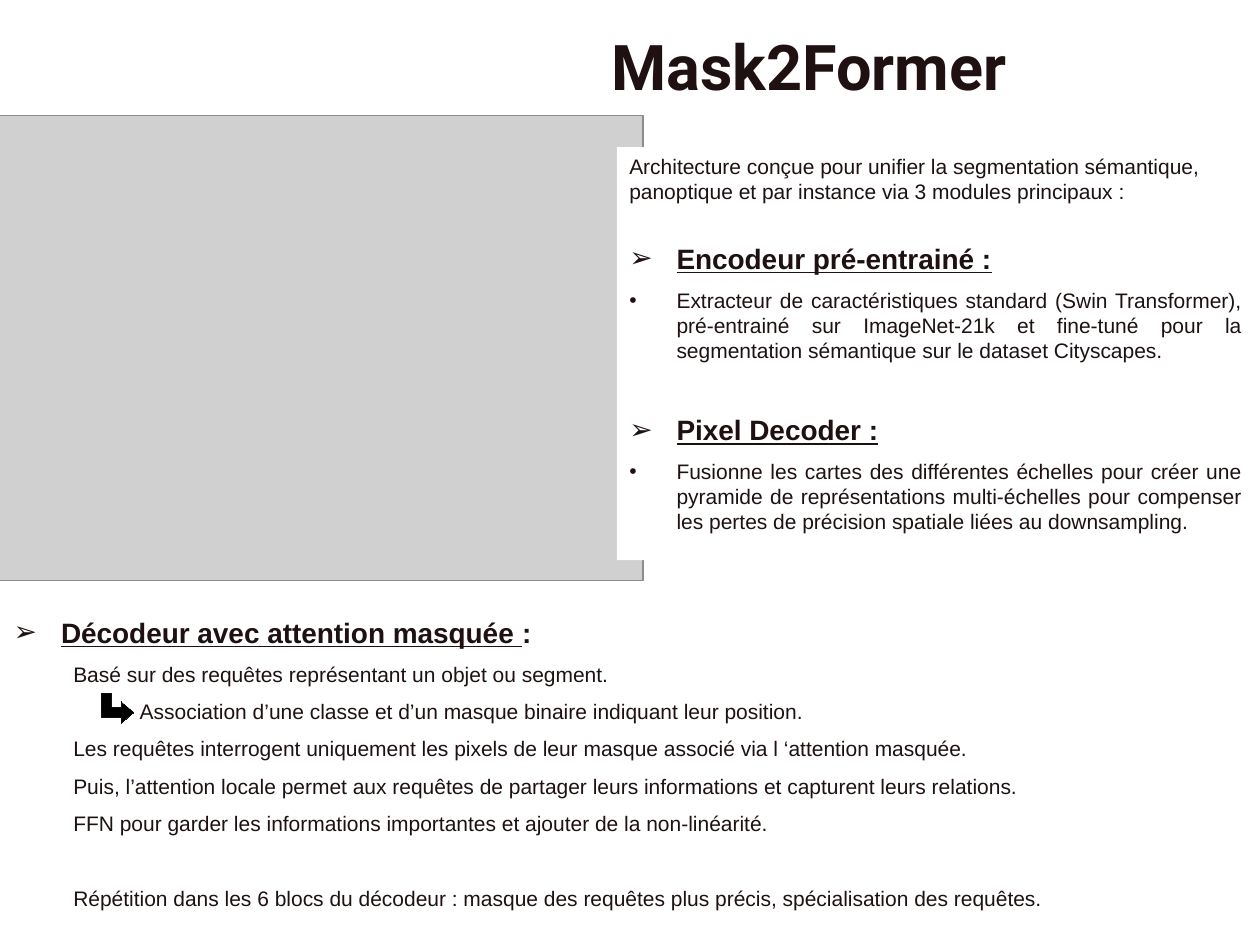
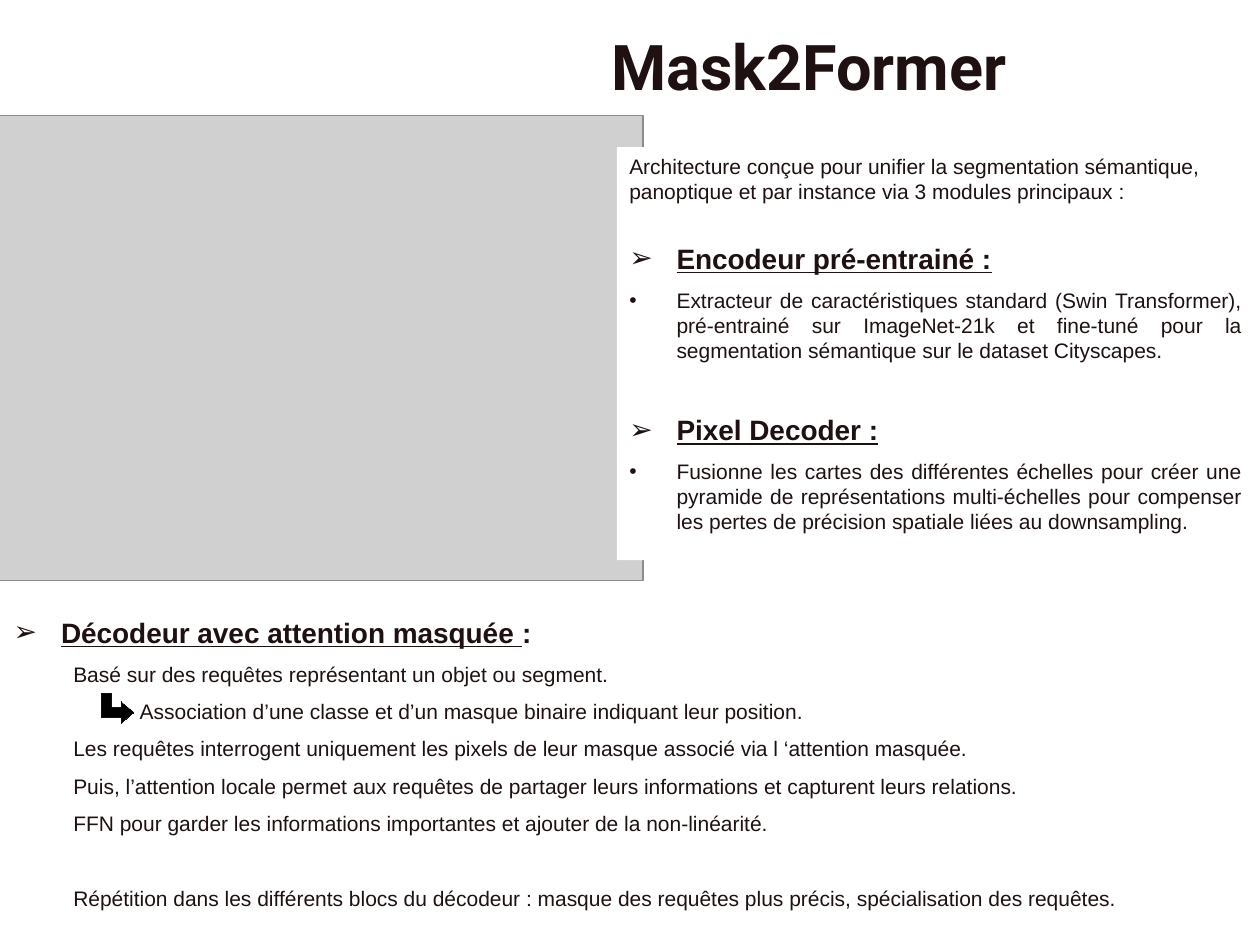
Before and after one commit to CelineLesur/OCR_IAEngineer_Projet9, a slide deck: slide 9 of presentation_p9.odp. Drawn at 1260x945 pixels with LibreOffice and Linux fonts; fonts in the diff are those of the drawing; grey boxes stand for pictures; background and template pictures are left out. Boxes give left, top, right and bottom in pixels: in the first picture for what was removed or moved away, otherwise in the second. Text is boxed around its words. In the diff, an @@ line names an element or a change of style, - is before the commit and + after.

```diff
--- a/presentation_p9.odp
+++ b/presentation_p9.odp
@@ text at (x1=73, y1=890, x2=1115, y2=911): text changed @@
-  • Répétition dans les 6 blocs du décodeur : masque des requêtes plus précis, spécialisation des requêtes.
+  • Répétition dans les différents blocs du décodeur : masque des requêtes plus précis, spécialisation des requêtes.
```
Also in this commit, not shown: 2 other slides changed.
